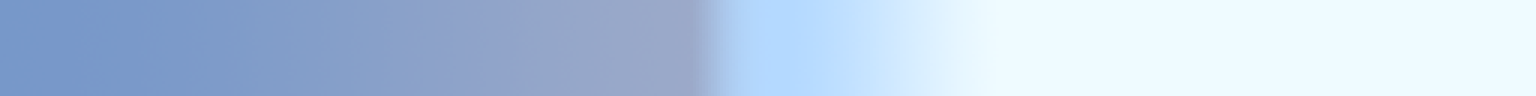
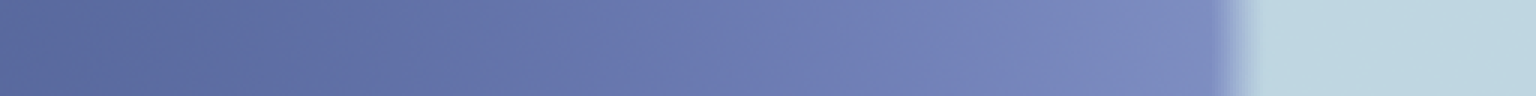
Comparing the layer stacks of the two 1536×96 images. Changes:
renamed "Calque 1" to "Calque 0", opacity 53% → 100%, blend lighten → normal, painted on it over [0, 0, 1536, 96]
removed layer "Layer 2" over [693, 0, 1536, 96]
removed layer "Layer 1" over [0, 0, 1536, 96]
removed layer "Background" over [0, 0, 1536, 96]
